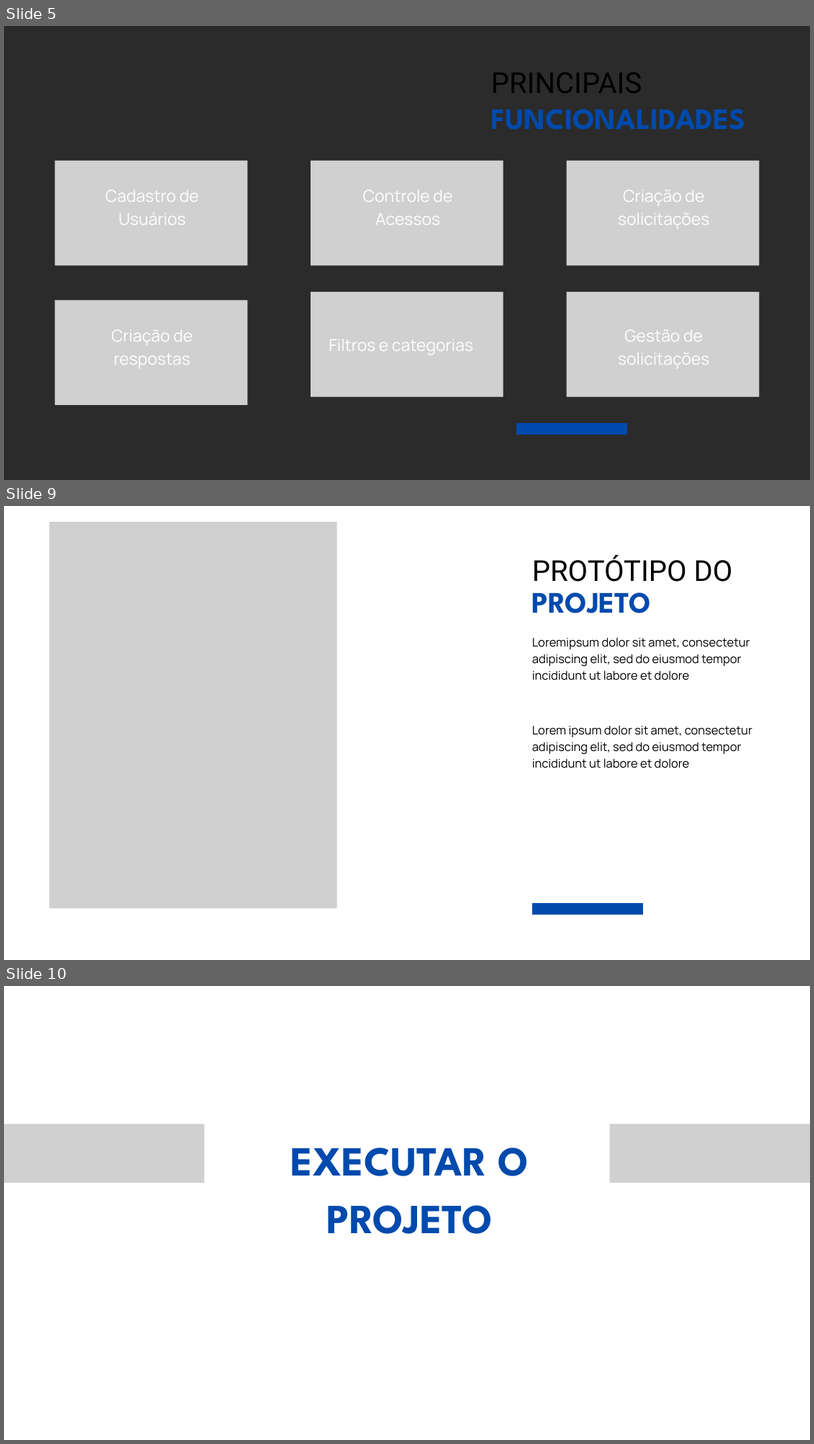
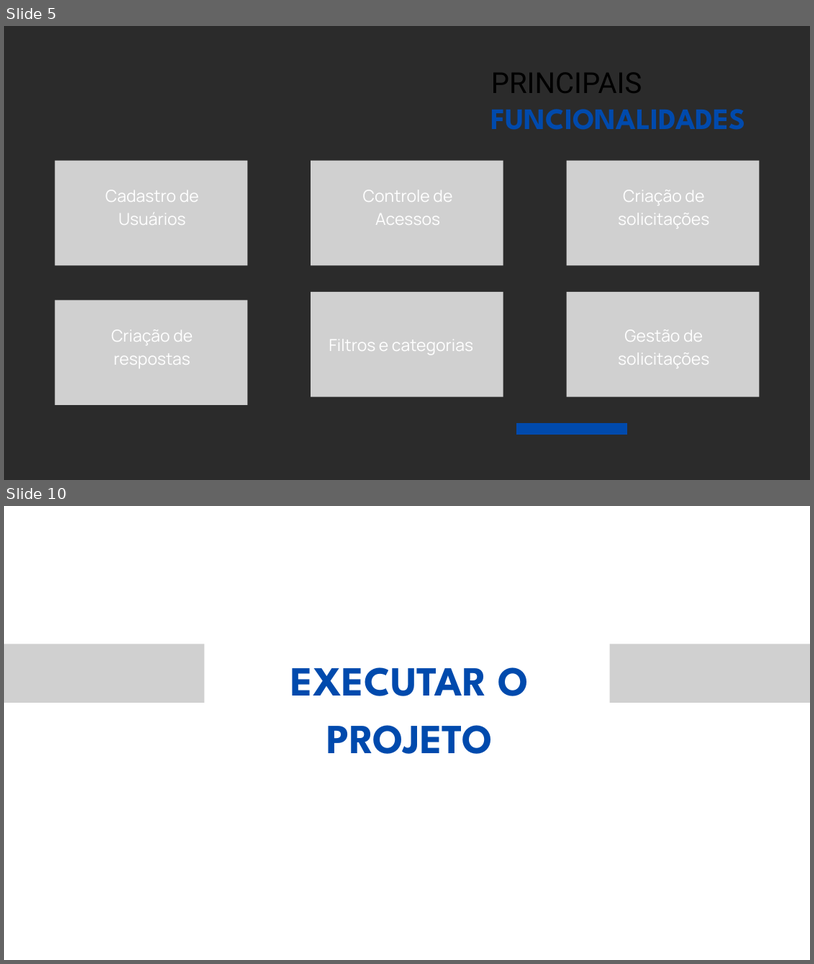
Before and after one commit to tiagomonge/HelpSystem, a slide deck: utils/Modelo de Apresentação.pptx. Shown one above the other, each under a label of ours: slides 5, 9 and 10 before the commit, slides 5 and 10 after it; the slides between them are not shown. The pictures are 814x1444 and 814x964 pixels, drawn with LibreOffice and Linux fonts; fonts in the diff are those of the drawing; grey boxes stand for pictures; background and template pictures are left out; a plain dark background stands for a picture behind light text. Boxes give left, top, right and bottom in pixels: in the first picture for what was removed or moved away, otherwise in the second. Text is boxed around its words. In the diff, an @@ line names an element or a change of style, - is before the commit and + after.

```diff
--- a/utils/Modelo de Apresentação.pptx
+++ b/utils/Modelo de Apresentação.pptx
@@ slide 9 removed at (4, 506, 810, 960), background picture (left out) @@
@@ picture removed at (49, 522, 337, 908) @@
@@ picture removed at (52, 524, 334, 906) @@
@@ text removed at (532, 555, 733, 582) @@
-PROTÓTIPO DO
@@ text removed at (532, 592, 652, 613) @@
-PROJETO
@@ text removed at (532, 638, 750, 649) @@
-Loremipsum dolor sit amet, consectetur
@@ text removed at (532, 654, 741, 680) @@
-adipiscing elit, sed do eiusmod tempor incididunt ut labore et dolore
@@ text removed at (532, 726, 753, 768) @@
-Lorem ipsum dolor sit amet, consectetur adipiscing elit, sed do eiusmod tempor incididunt ut labore et dolore
@@ freeform shape removed at (532, 903, 643, 914) @@
```
Also in this commit, not shown: 4 slides changed, 1 slide added.
